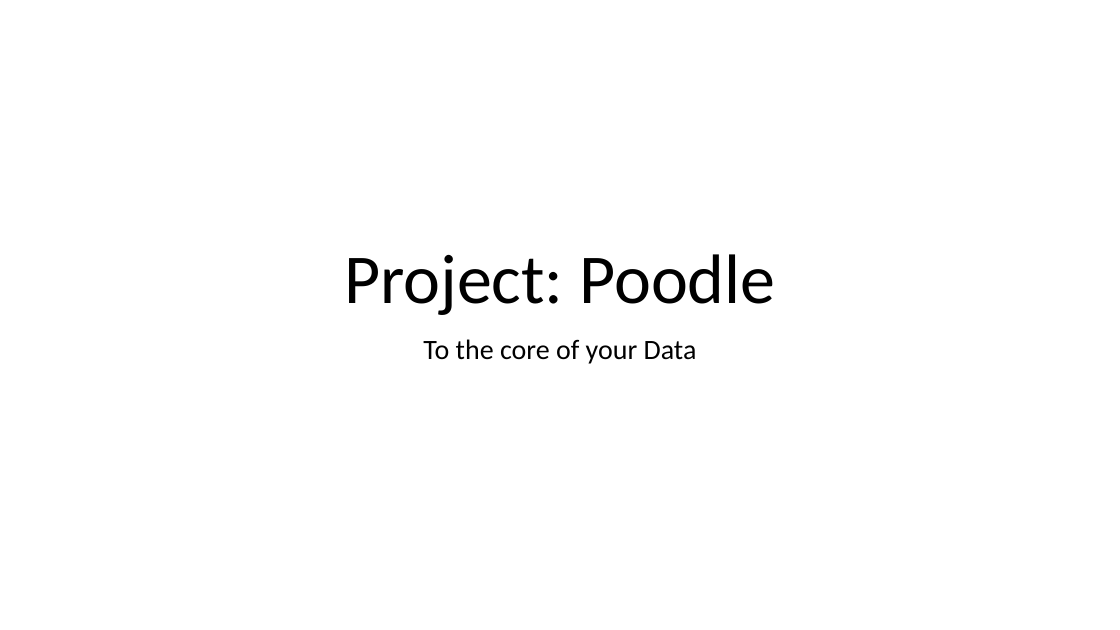
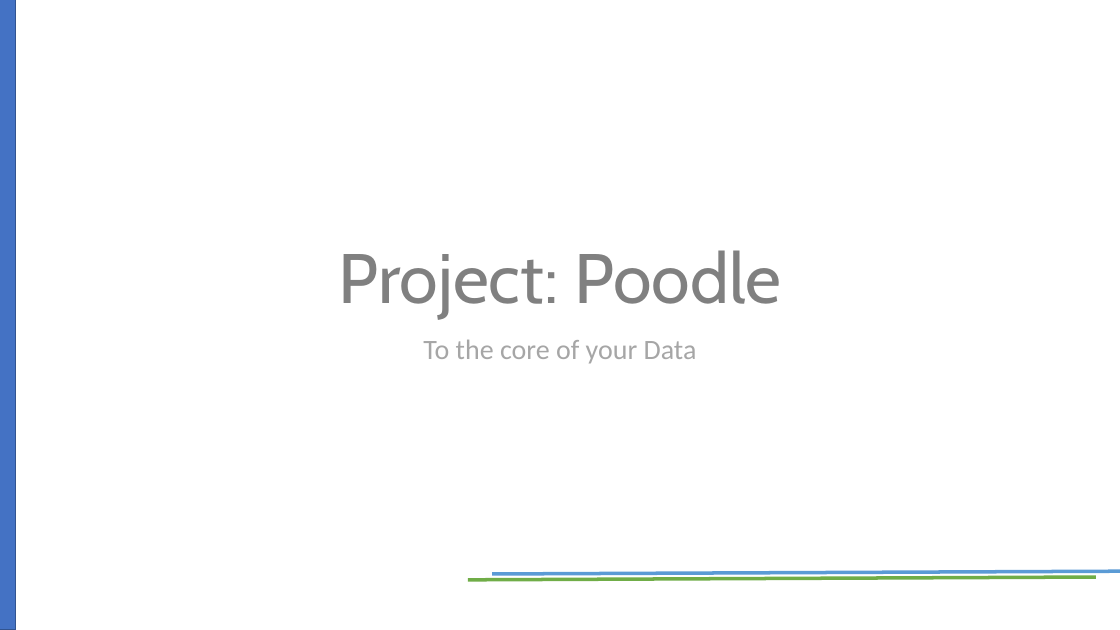
Before and after one commit to RiesBen/BioinformaticsI-Assigments, a slide deck: slide 1 of poodle_project/Documents/presentation/Final_presentation.pptx. Drawn at 1120x630 pixels with LibreOffice and Linux fonts; fonts in the diff are those of the drawing; background and template pictures are left out. Boxes give left, top, right and bottom in pixels: in the first picture for what was removed or moved away, otherwise in the second. Text is boxed around its words. In the diff, an @@ line names an element or a change of style, - is before the commit and + after.

```diff
--- a/poodle_project/Documents/presentation/Final_presentation.pptx
+++ b/poodle_project/Documents/presentation/Final_presentation.pptx
@@ rectangle added at (x1=0, y1=0, x2=15, y2=630), fill #4472C4, outline #325491 1 pt @@
@@ title "Project: Poodle" at (x1=339, y1=250, x2=781, y2=319): font Calibri to Cabin, text colour #000000 to #808080 @@
@@ subtitle "To the core of your ..." at (x1=423, y1=340, x2=697, y2=364): text colour #000000 to #A6A6A6 @@
@@ line added from (1096, 577) to (468, 580), #70AD47 3 pt @@
@@ line added from (1120, 571) to (492, 574), #5B9BD5 3 pt @@
```
Also in this commit, not shown: 4 slides added, 40 other files.
